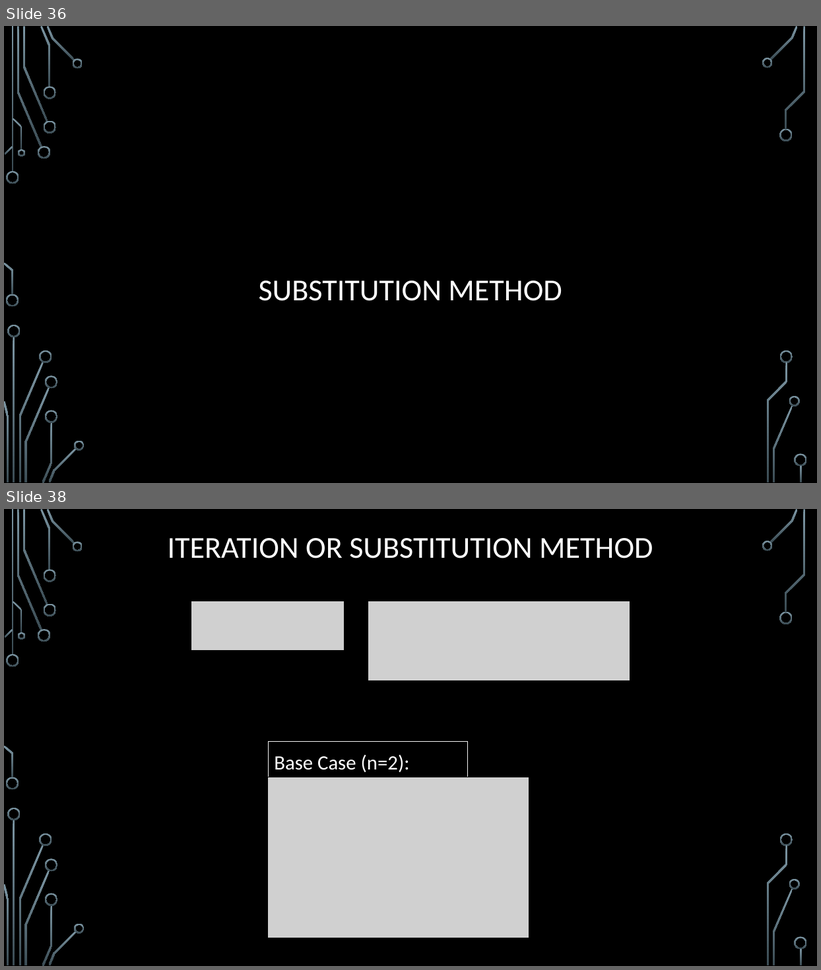
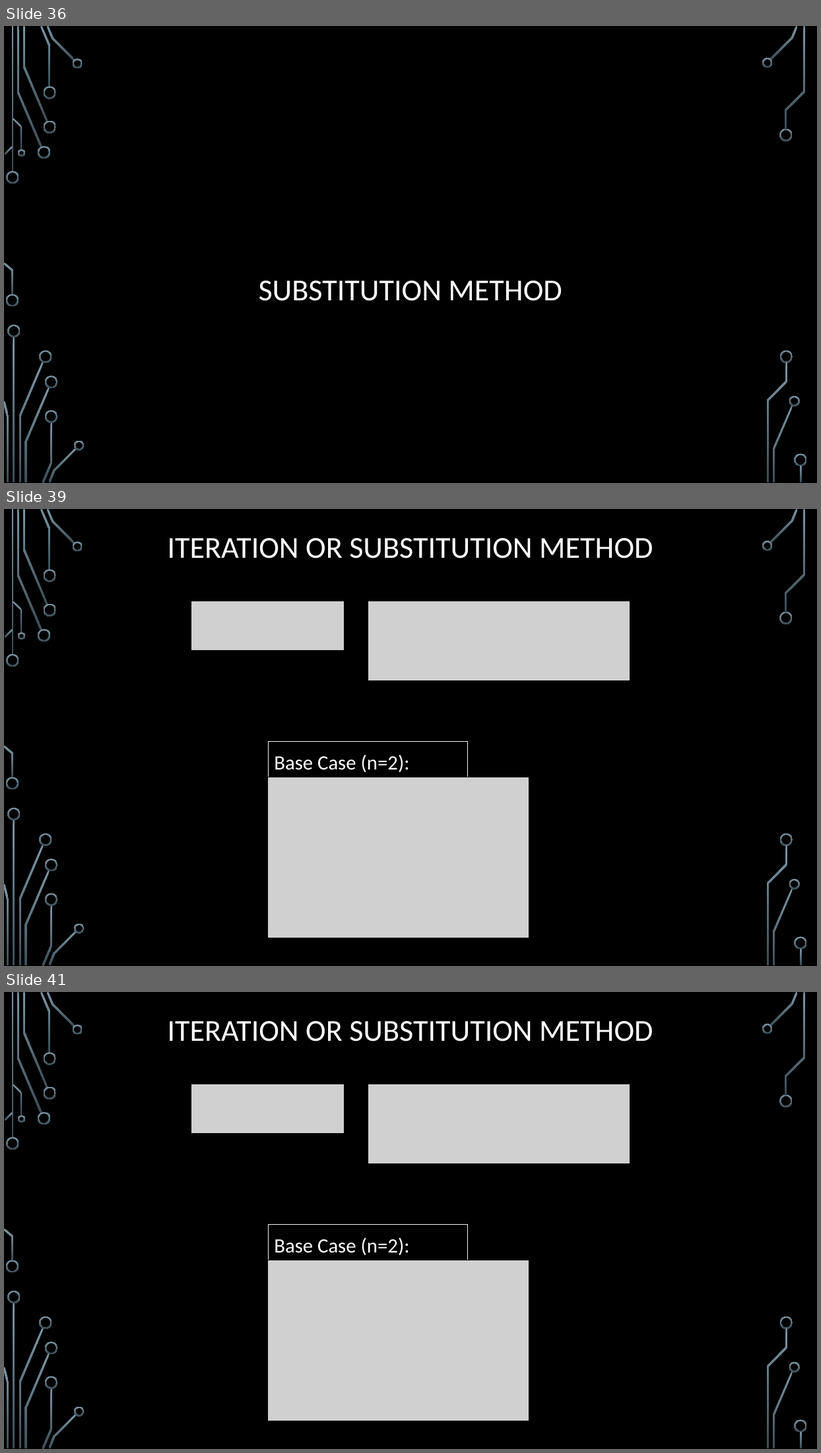
Before and after one commit to markfloryan/dsa2, a slide deck: slides/02-2-Recurrences.pptx. Shown one above the other, each under a label of ours: slides 36 and 38 before the commit, slides 36, 39 and 41 after it; the slides between them are not shown. The pictures are 821x970 and 821x1453 pixels, drawn with LibreOffice and Linux fonts; fonts in the diff are those of the drawing; grey boxes stand for pictures; background and template pictures are left out. Boxes give left, top, right and bottom in pixels: in the first picture for what was removed or moved away, otherwise in the second. Text is boxed around its words. In the diff, an @@ line names an element or a change of style, - is before the commit and + after.

```diff
--- a/slides/02-2-Recurrences.pptx
+++ b/slides/02-2-Recurrences.pptx
@@ slide 39 added at box(4, 509, 817, 966), background picture (left out); not listed: 36 template elements that a slide beside it also shows @@
@@ title added at box(168, 538, 653, 559), 36 pt, text #FFFFFF @@
+ITERATION OR SUBSTITUTION METHOD
@@ picture added at box(191, 601, 345, 650) @@
@@ picture added at box(368, 601, 630, 681) @@
@@ rectangle added at box(268, 741, 468, 778), outline #F2F2F2 0.75 pt, 24 pt, text #FFFFFF @@
+Base Case (n=2):
@@ picture added at box(267, 778, 529, 938) @@
@@ what was slide 38 is now slide 41 @@
```
Also in this commit, not shown: 2 slides changed, 6 other slides added, 1 other file.
